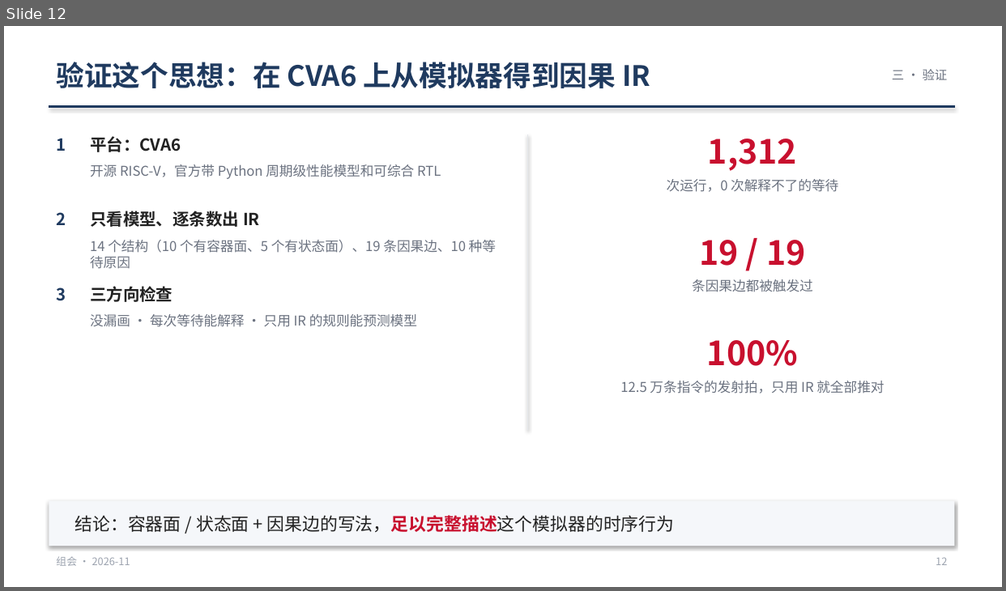
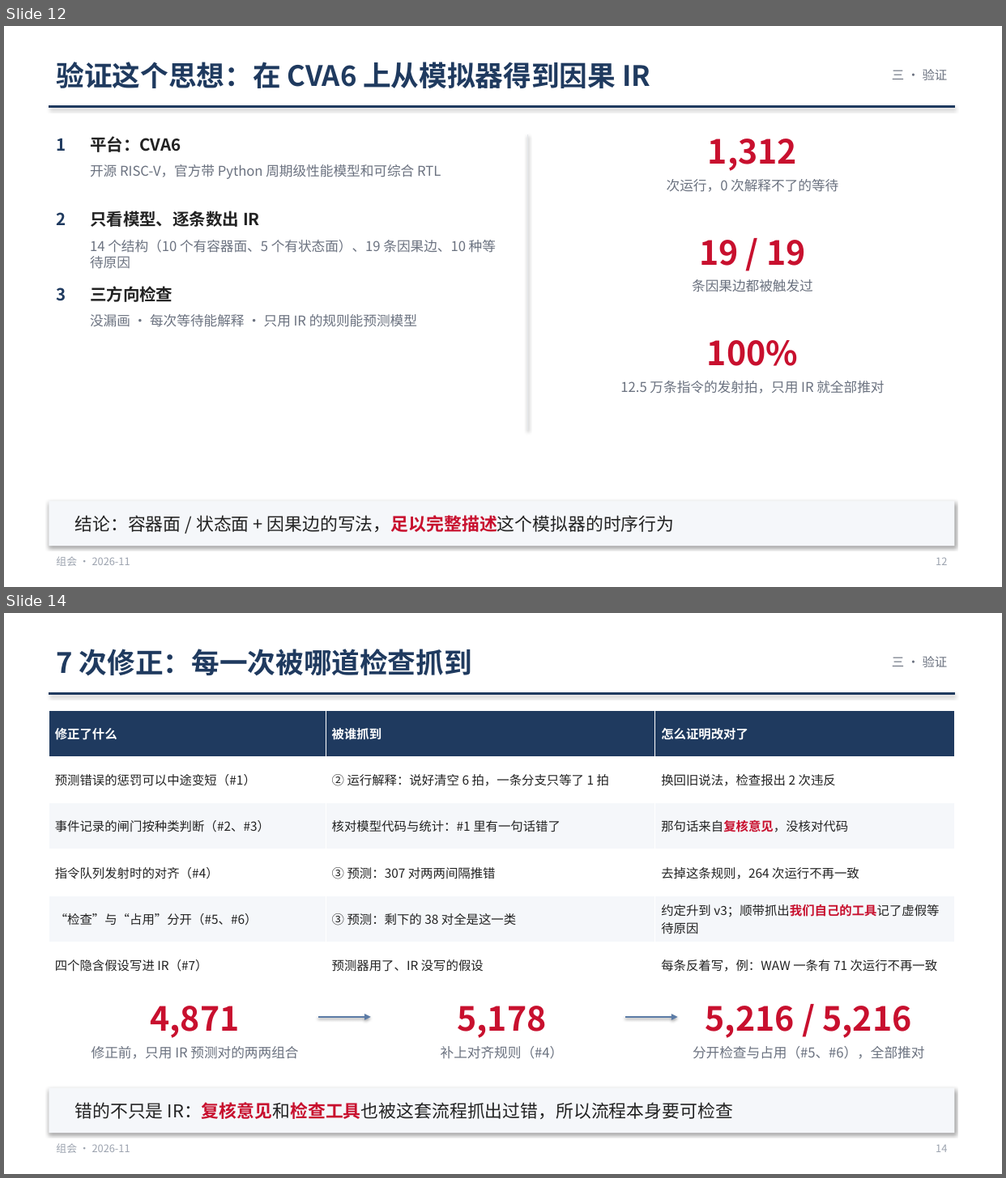
Before and after one commit to WHUDYF/PPT-generate, a slide deck: presentations/group_meeting_20261106/group_meeting_20261106.pptx. Shown one above the other, each under a label of ours: slide 12 before the commit, slides 12 and 14 after it; the slides between them are not shown. The pictures are 1006x591 and 1006x1178 pixels, drawn with LibreOffice and Linux fonts; fonts in the diff are those of the drawing. Boxes give left, top, right and bottom in pixels: in the first picture for what was removed or moved away, otherwise in the second. Text is boxed around its words. In the diff, an @@ line names an element or a change of style, - is before the commit and + after.

```diff
--- a/presentations/group_meeting_20261106/group_meeting_20261106.pptx
+++ b/presentations/group_meeting_20261106/group_meeting_20261106.pptx
@@ slide 14 added at box(4, 613, 1002, 1174), background #FFFFFF @@
@@ text added at box(56, 649, 472, 676), 27 pt, text #1F3A5F, bold @@
+7 次修正：每一次被哪道检查抓到
@@ text added at box(892, 656, 948, 667), 12 pt, text #6B7280 @@
+三 · 验证
@@ line added from (49, 694) to (955, 694), #1F3A5F 2 pt @@
@@ table added at box(49, 710, 955, 989), 6 rows, 3 columns @@
+修正了什么 | 被谁抓到 | 怎么证明改对了
+预测错误的惩罚可以中途变短（#1） | ② 运行解释：说好清空 6 拍，一条分支只等了 1 拍 | 换回旧说法，检查报出 2 次违反
+事件记录的闸门按种类判断（#2、#3） | 核对模型代码与统计：#1 里有一句话错了 | 那句话来自复核意见，没核对代码
+指令队列发射时的对齐（#4） | ③ 预测：307 对两两间隔推错 | 去掉这条规则，264 次运行不再一致
+“检查”与“占用”分开（#5、#6） | ③ 预测：剩下的 38 对全是这一类 | 约定升到 v3；顺带抓出我们自己的工具记了虚假等待原因
+四个隐含假设写进 IR（#7） | 预测器用了、IR 没写的假设 | 每条反着写，例：WAW 一条有 71 次运行不再一致
@@ text added at box(150, 1006, 239, 1038), 32 pt, text #C8102E, bold @@
+4,871
@@ arrow added from (318, 1017) to (371, 1017), #5B7BA6 1.75 pt @@
@@ text added at box(457, 1006, 546, 1038), 32 pt, text #C8102E, bold @@
+5,178
@@ arrow added from (625, 1017) to (678, 1017), #5B7BA6 1.75 pt @@
@@ text added at box(705, 1006, 911, 1038), 32 pt, text #C8102E, bold @@
+5,216 / 5,216
@@ text added at box(91, 1046, 298, 1059), 13 pt, text #6B7280 @@
+修正前，只用 IR 预测对的两两组合
@@ text added at box(441, 1046, 564, 1059), 13 pt, text #6B7280 @@
+补上对齐规则（#4）
@@ text added at box(692, 1046, 924, 1059), 13 pt, text #6B7280 @@
+分开检查与占用（#5、#6），全部推对
@@ rectangle added at box(49, 1088, 955, 1133), fill #F5F7FA @@
@@ text added at box(75, 1102, 733, 1119), 17 pt, text #222222 @@
+错的不只是 IR：复核意见和检查工具也被这套流程抓出过错，所以流程本身要可检查
@@ text added at box(56, 1144, 130, 1153), 10 pt, text #9CA3AF @@
+组会 · 2026-11
@@ text added at box(936, 1145, 947, 1152), 10 pt, text #9CA3AF @@
+14
```
Also in this commit, not shown: 2 slides changed, 1 other slide added, 1 slide removed, 7 other files.
